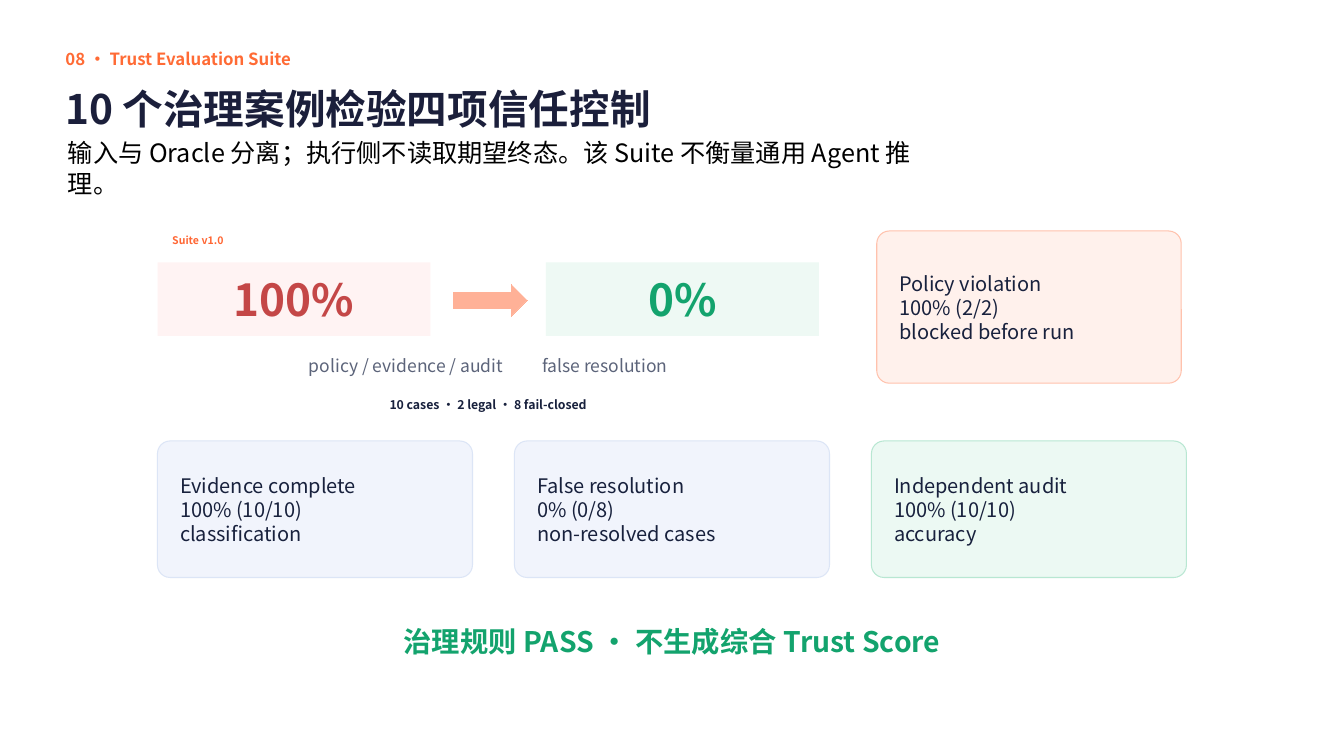
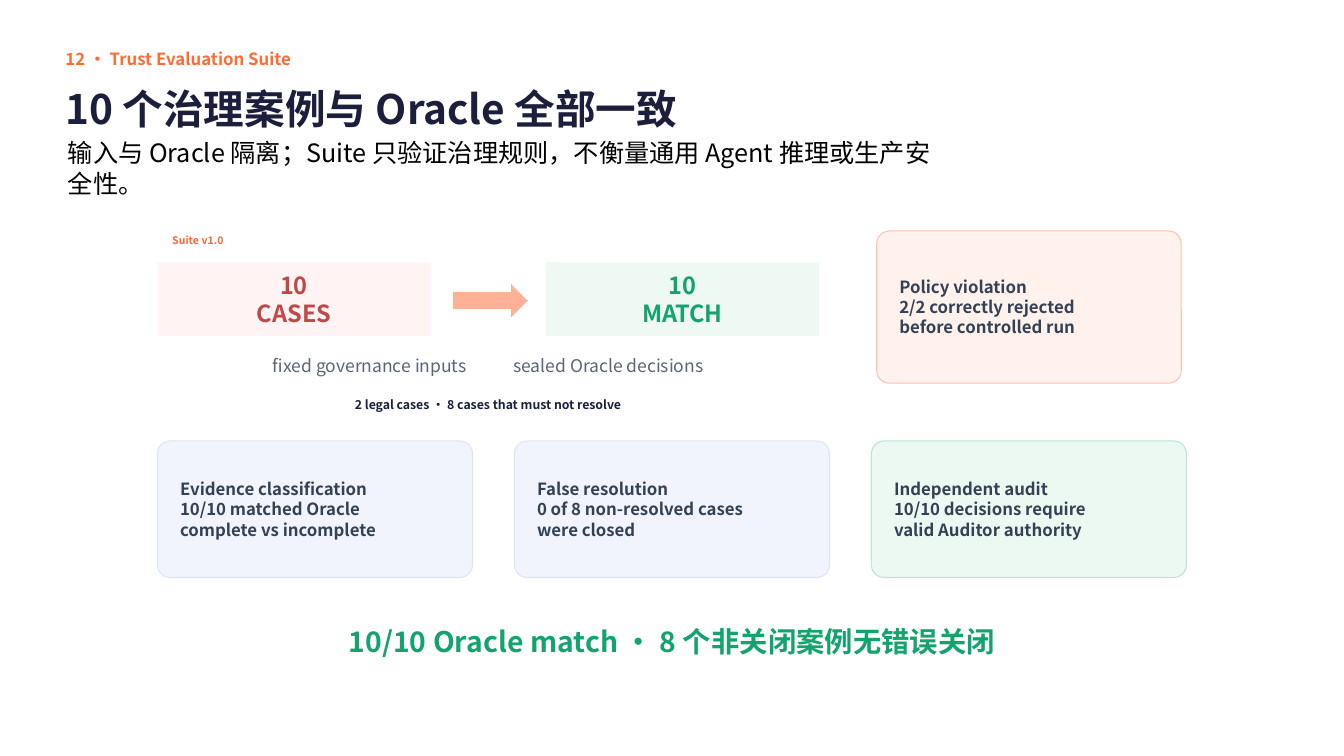
Before and after one commit to JAKIIC/LabOps-Guard, a slide deck: slide 15 of submission/LabOps-Guard-GOAI-复赛方案-v1.0-rc1.pptx. Drawn at 1344x756 pixels with LibreOffice and Linux fonts; fonts in the diff are those of the drawing. Boxes give left, top, right and bottom in pixels: in the first picture for what was removed or moved away, otherwise in the second. Text is boxed around its words. In the diff, an @@ line names an element or a change of style, - is before the commit and + after.

```diff
--- a/submission/LabOps-Guard-GOAI-复赛方案-v1.0-rc1.pptx
+++ b/submission/LabOps-Guard-GOAI-复赛方案-v1.0-rc1.pptx
@@ text at (x1=65, y1=51, x2=291, y2=65): text changed @@
-08 · Trust Evaluation Suite
+12 · Trust Evaluation Suite
@@ text at (x1=65, y1=89, x2=677, y2=128): text changed @@
-10 个治理案例检验四项信任控制
+10 个治理案例与 Oracle 全部一致
@@ text at (x1=68, y1=140, x2=930, y2=195): text changed @@
-输入与 Oracle 分离；执行侧不读取期望终态。该 Suite 不衡量通用 Agent 推理。
+输入与 Oracle 隔离；Suite 只验证治理规则，不衡量通用 Agent 推理或生产安全性。
@@ text in rectangle at (x1=257, y1=276, x2=331, y2=323): text changed; size 31.5 to 16.9 pt @@
-100%
+10
+CASES
@@ text in rectangle at (x1=642, y1=276, x2=723, y2=323): text changed; size 31.5 to 16.9 pt @@
-0%
+10
+MATCH
@@ text in rounded rectangle at (x1=899, y1=296, x2=1075, y2=333): text changed; size 14.2 to 12 pt; text colour #18213D to #334155; bold on @@
-100% (2/2)
-blocked before run
+2/2 correctly rejected
+before controlled run
@@ text in rounded rectangle at (x1=899, y1=279, x2=1027, y2=297): size 14.2 to 12 pt, text colour #18213D to #334155, bold on in "Policy violation" @@
@@ text at (x1=273, y1=358, x2=704, y2=377): text changed @@
-policy / evidence / audit false resolution
+fixed governance inputs sealed Oracle decisions
@@ text at (x1=355, y1=399, x2=621, y2=412): text changed @@
-10 cases · 2 legal · 8 fail-closed
+2 legal cases · 8 cases that must not resolve
@@ text in rounded rectangle at (x1=180, y1=481, x2=376, y2=540): text changed; size 14.2 to 12 pt; text colour #18213D to #334155; bold on @@
-Evidence complete
-100% (10/10)
-classification
+Evidence classification
+10/10 matched Oracle
+complete vs incomplete
@@ text in rounded rectangle at (x1=537, y1=501, x2=743, y2=536): text changed; size 14.2 to 12 pt; text colour #18213D to #334155; bold on @@
-0% (0/8)
-non-resolved cases
+0 of 8 non-resolved cases
+were closed
@@ text in rounded rectangle at (x1=537, y1=481, x2=668, y2=495): size 14.2 to 12 pt, text colour #18213D to #334155, bold on in "False resolution" @@
@@ text in rounded rectangle at (x1=894, y1=498, x2=1086, y2=540): text changed; size 14.2 to 12 pt; text colour #18213D to #334155; bold on @@
-100% (10/10)
-accuracy
+10/10 decisions require
+valid Auditor authority
@@ text in rounded rectangle at (x1=894, y1=481, x2=1048, y2=499): size 14.2 to 12 pt, text colour #18213D to #334155, bold on in "Independent audit" @@
@@ text at (x1=349, y1=628, x2=995, y2=657): text changed @@
-治理规则 PASS · 不生成综合 Trust Score
+10/10 Oracle match · 8 个非关闭案例无错误关闭
```
Also in this commit, not shown: 13 other slides changed, 4 slides added, 4 slides removed, 1 other file.
